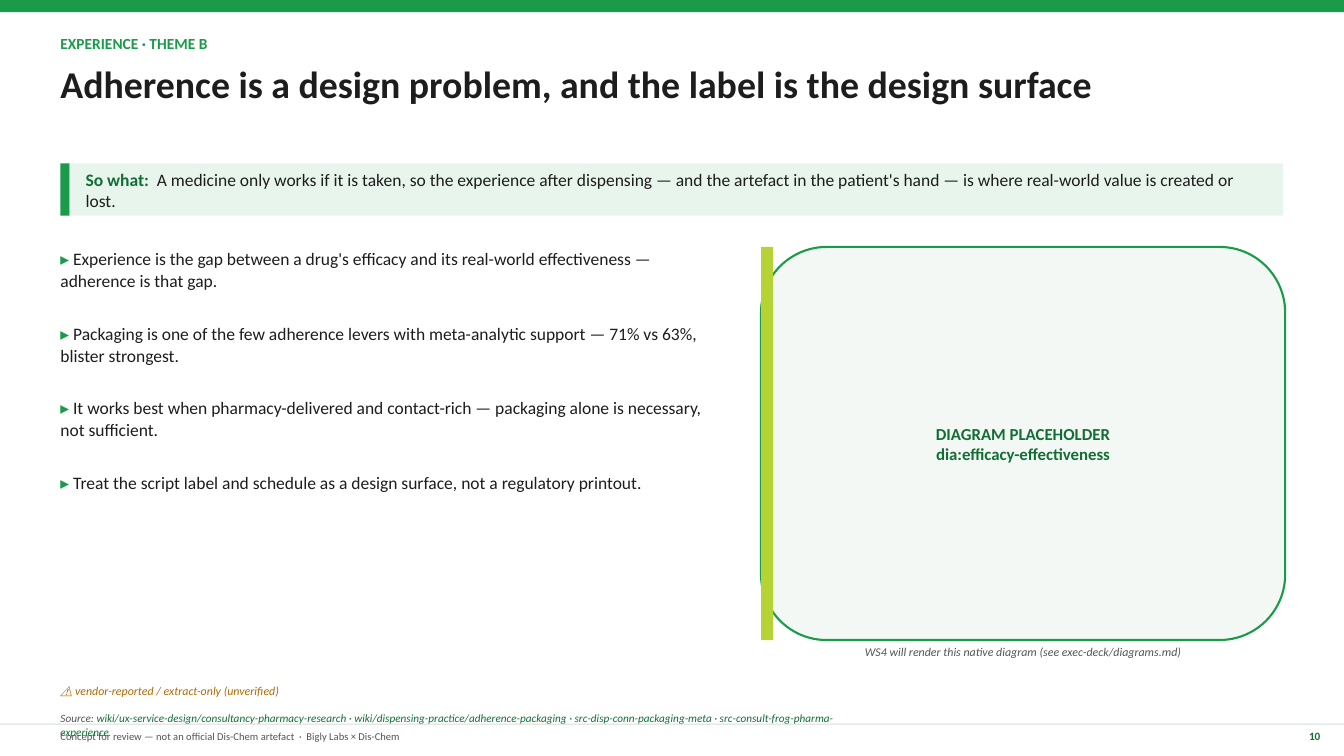
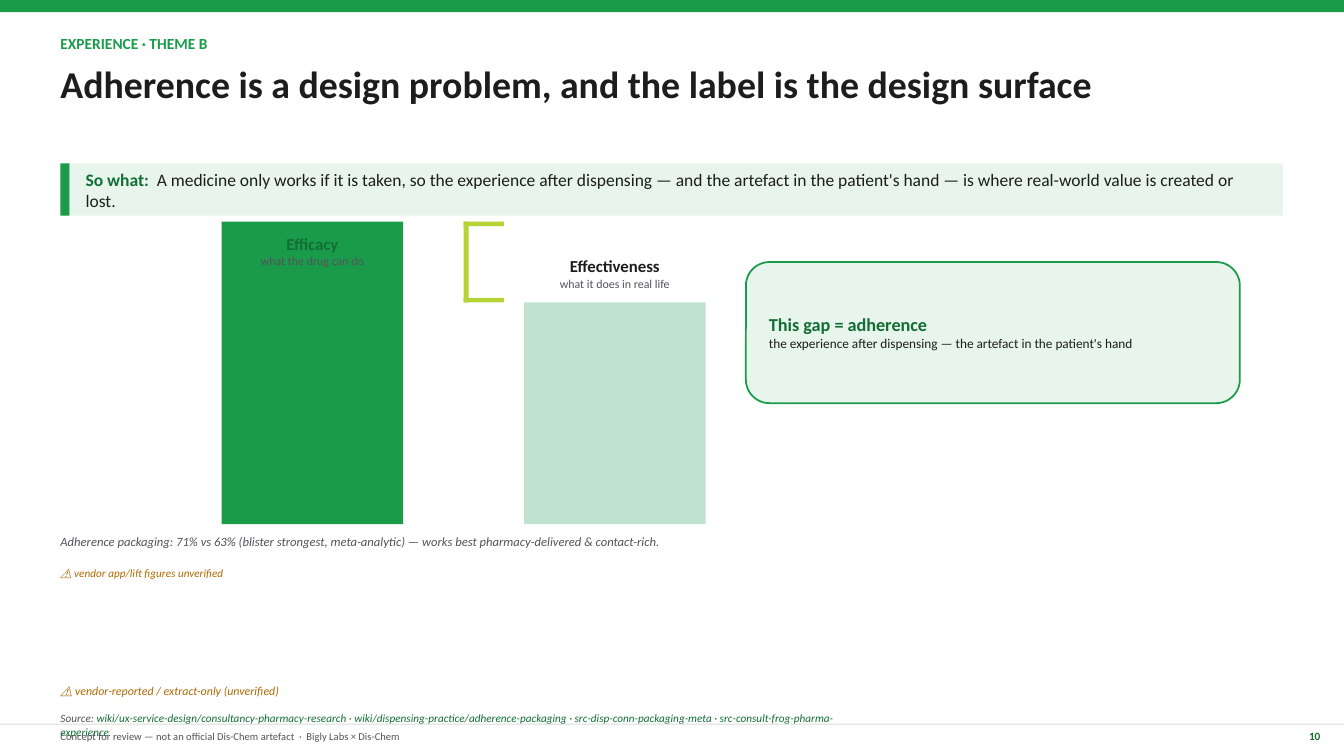
Before and after one commit to jianreis/tamsin-work, a slide deck: slide 10 of deliverables/00-scripting-strategy-deck.pptx. Drawn at 1344x756 pixels with LibreOffice and Linux fonts; fonts in the diff are those of the drawing. Boxes give left, top, right and bottom in pixels: in the first picture for what was removed or moved away, otherwise in the second. Text is boxed around its words. In the diff, an @@ line names an element or a change of style, - is before the commit and + after.

```diff
--- a/deliverables/00-scripting-strategy-deck.pptx
+++ b/deliverables/00-scripting-strategy-deck.pptx
@@ rectangle added at bbox=[222, 222, 403, 524], fill #1A9B4A @@
@@ rectangle: place and size @@
-rectangle at bbox=[761, 247, 773, 640]
+rectangle at bbox=[464, 222, 504, 226]
@@ rectangle added at bbox=[464, 222, 469, 302], fill #B5D334 @@
@@ text removed at bbox=[60, 253, 631, 290] @@
-▸ Experience is the gap between a drug's efficacy and its real-world effectiveness — adherence is that gap.
@@ text added at bbox=[560, 260, 670, 288], 8.5 pt, text #52525B @@
+Effectiveness
+what it does in real life
@@ rounded rectangle added at bbox=[746, 262, 1240, 403], fill #E8F5EC, outline #1A9B4A 1.25 pt, 9.5 pt, text #1D1D1D @@
+This gap = adherence
+the experience after dispensing — the artefact in the patient's hand
@@ rounded rectangle removed at bbox=[761, 247, 1286, 640] @@
-DIAGRAM PLACEHOLDER
-dia:efficacy-effectiveness
@@ rectangle added at bbox=[464, 298, 504, 302], fill #B5D334 @@
@@ text removed at bbox=[60, 328, 697, 365] @@
-▸ Packaging is one of the few adherence levers with meta-analytic support — 71% vs 63%, blister strongest.
@@ rectangle added at bbox=[524, 302, 706, 524], fill #BFE3CF @@
@@ text removed at bbox=[60, 402, 701, 436] @@
-▸ It works best when pharmacy-delivered and contact-rich — packaging alone is necessary, not sufficient.
@@ text removed at bbox=[73, 477, 642, 492] @@
-▸ Treat the script label and schedule as a design surface, not a regulatory printout.
@@ text added at bbox=[60, 537, 660, 548], 9 pt, text #52525B, italic @@
+Adherence packaging: 71% vs 63% (blister strongest, meta-analytic) — works best pharmacy-delivered & contact-rich.
@@ text added at bbox=[74, 569, 223, 579], 8 pt, text #B06A00, italic @@
+⚠ vendor app/lift figures unverified
@@ text removed at bbox=[865, 647, 1181, 658] @@
-WS4 will render this native diagram (see exec-deck/diagrams.md)
```
Also in this commit, not shown: 30 other slides changed, 2 slides removed, 4 other files.
